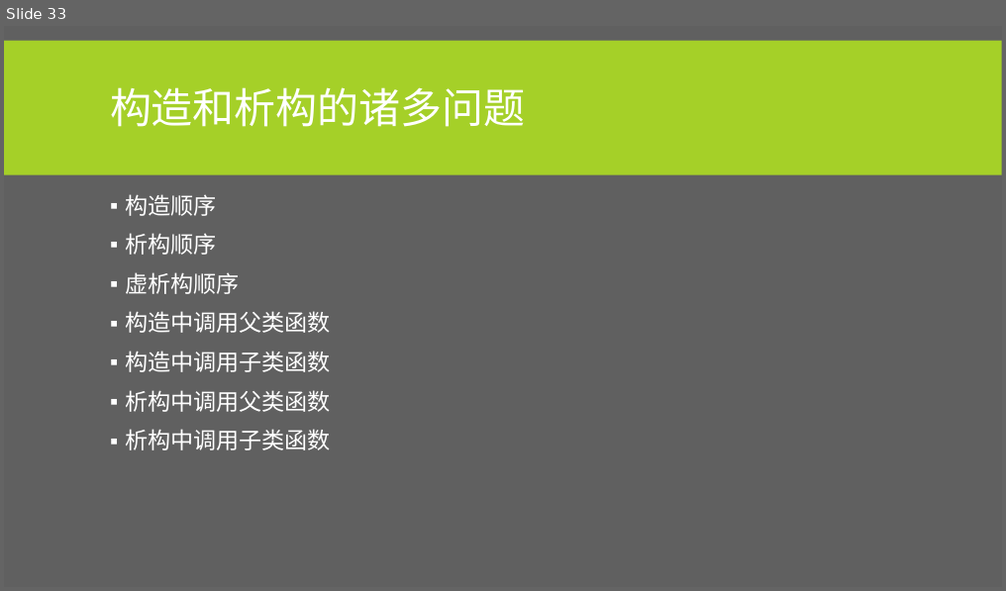
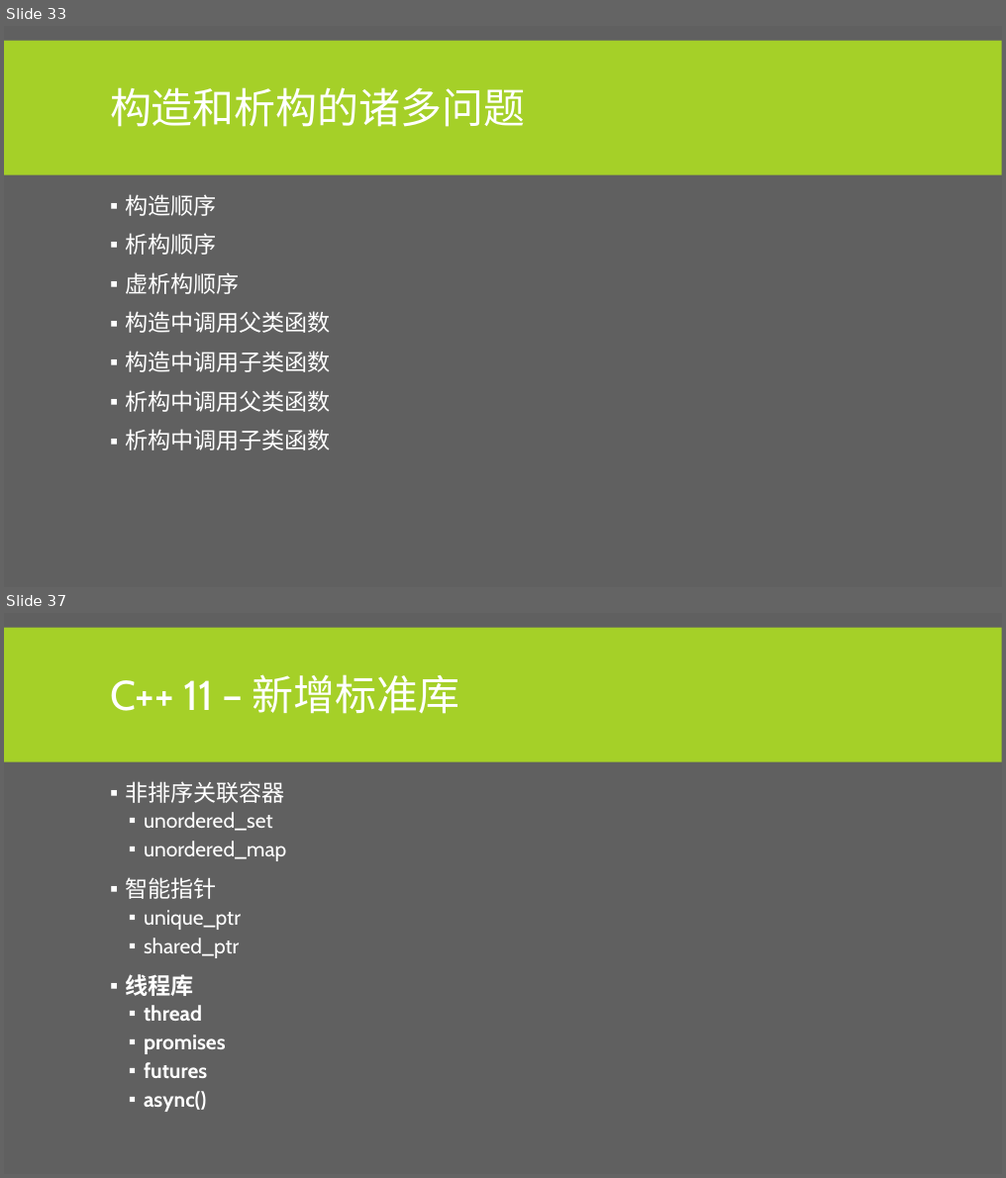
Before and after one commit to albertclass/Lessons, a slide deck: advance c++/courseware.pptx. Shown one above the other, each under a label of ours: slide 33 before the commit, slides 33 and 37 after it; the slides between them are not shown. The pictures are 1006x591 and 1006x1178 pixels, drawn with LibreOffice and Linux fonts; fonts in the diff are those of the drawing. Boxes give left, top, right and bottom in pixels: in the first picture for what was removed or moved away, otherwise in the second. Text is boxed around its words. In the diff, an @@ line names an element or a change of style, - is before the commit and + after.

```diff
--- a/advance c++/courseware.pptx
+++ b/advance c++/courseware.pptx
@@ slide 37 added at (4, 613, 1002, 1174), background #606060; not listed: 1 template element that a slide beside it also shows @@
@@ title added at (110, 674, 460, 714), 40 pt, text #FFFFFF @@
+C++ 11 – 新增标准库
@@ text added at (125, 781, 286, 1112), 20 pt, text #FFFFFF @@
+▪ 非排序关联容器
+  ▪ unordered_set
+  ▪ unordered_map
+▪ 智能指针
+  ▪ unique_ptr
+  ▪ shared_ptr
+▪ 线程库
+  ▪ thread
+  ▪ promises
+  ▪ futures
+  ▪ async()
```
Also in this commit, not shown: 1 slide changed, 3 other slides added.
